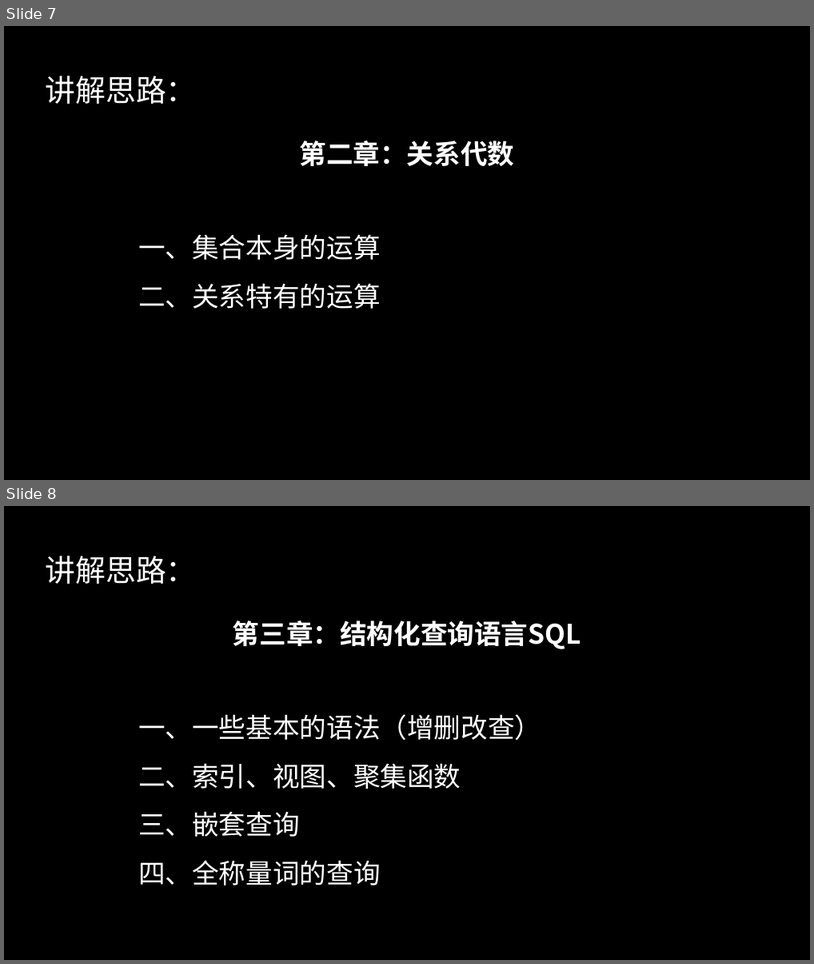
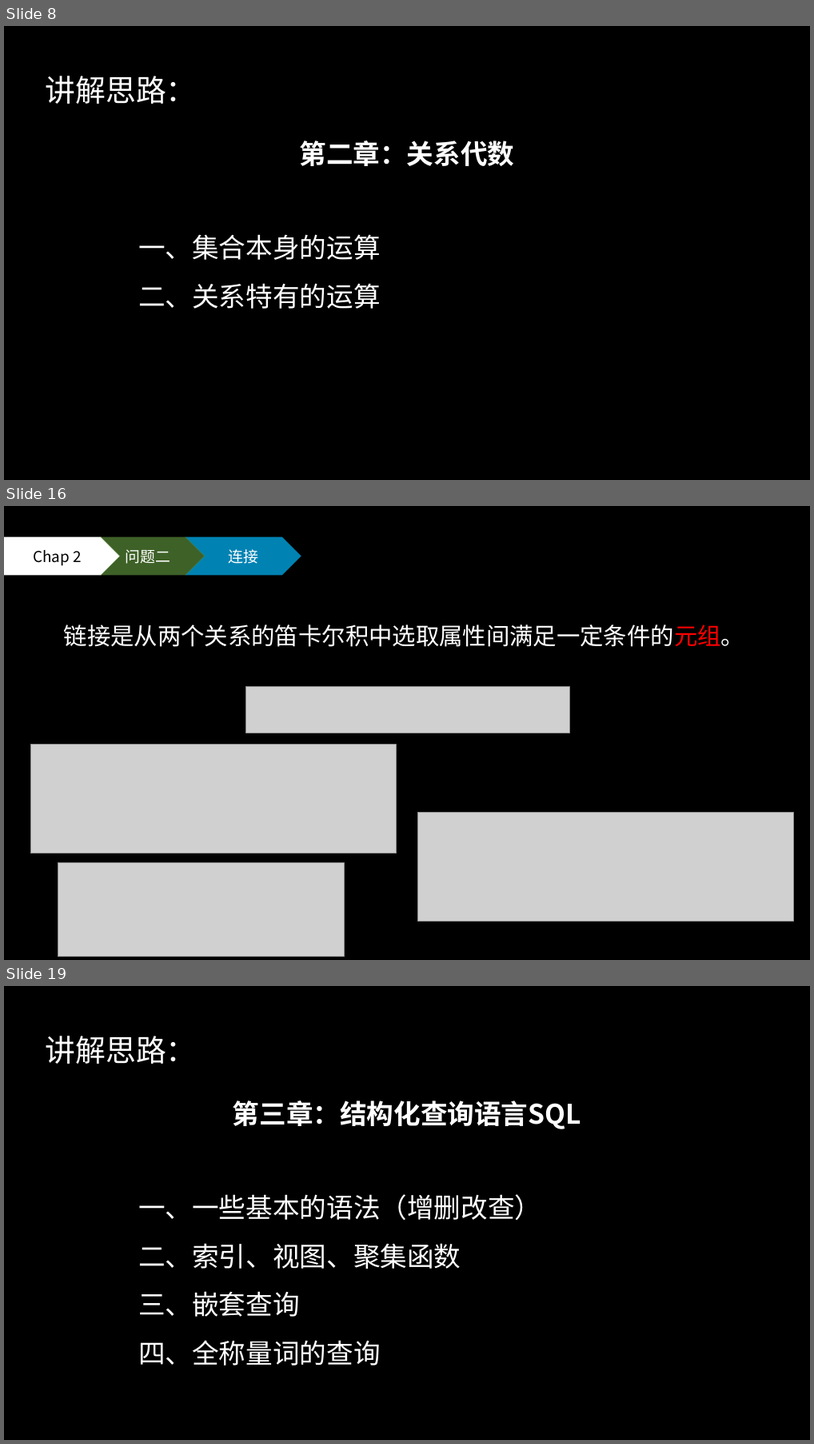
Before and after one commit to 50mengzhu/Database, a slide deck: ReationalDB.pptx. Shown one above the other, each under a label of ours: slides 7 and 8 before the commit, slides 8, 16 and 19 after it; the slides between them are not shown. The pictures are 814x964 and 814x1444 pixels, drawn with LibreOffice and Linux fonts; fonts in the diff are those of the drawing; grey boxes stand for pictures. Boxes give left, top, right and bottom in pixels: in the first picture for what was removed or moved away, otherwise in the second. Text is boxed around its words. In the diff, an @@ line names an element or a change of style, - is before the commit and + after.

```diff
--- a/ReationalDB.pptx
+++ b/ReationalDB.pptx
@@ slide 16 added at (x1=4, y1=506, x2=810, y2=960), background #000000 @@
@@ pentagon arrow added at (x1=4, y1=537, x2=120, y2=575), fill #FFFFFF, 18 pt, text #000000 @@
+Chap 2
@@ chevron added at (x1=100, y1=537, x2=205, y2=575), fill #548235 at 75% opacity, 18 pt, text #FFFFFF @@
+问题二
@@ chevron added at (x1=186, y1=537, x2=302, y2=575), fill #00B0F0 at 75% opacity, 18 pt, text #FFFFFF @@
+连接
@@ text added at (x1=64, y1=624, x2=745, y2=647), 28 pt, text #FFFFFF @@
+链接是从两个关系的笛卡尔积中选取属性间满足一定条件的元组。
@@ picture added at (x1=246, y1=686, x2=570, y2=733) @@
@@ picture added at (x1=30, y1=744, x2=396, y2=853) @@
@@ picture added at (x1=418, y1=812, x2=794, y2=921) @@
@@ picture added at (x1=58, y1=862, x2=345, y2=956) @@
@@ what was slide 7 is now slide 8 @@
@@ what was slide 8 is now slide 19 @@
```
Also in this commit, not shown: 4 slides changed, 19 other slides added, 3 slides removed, 1 other file.
